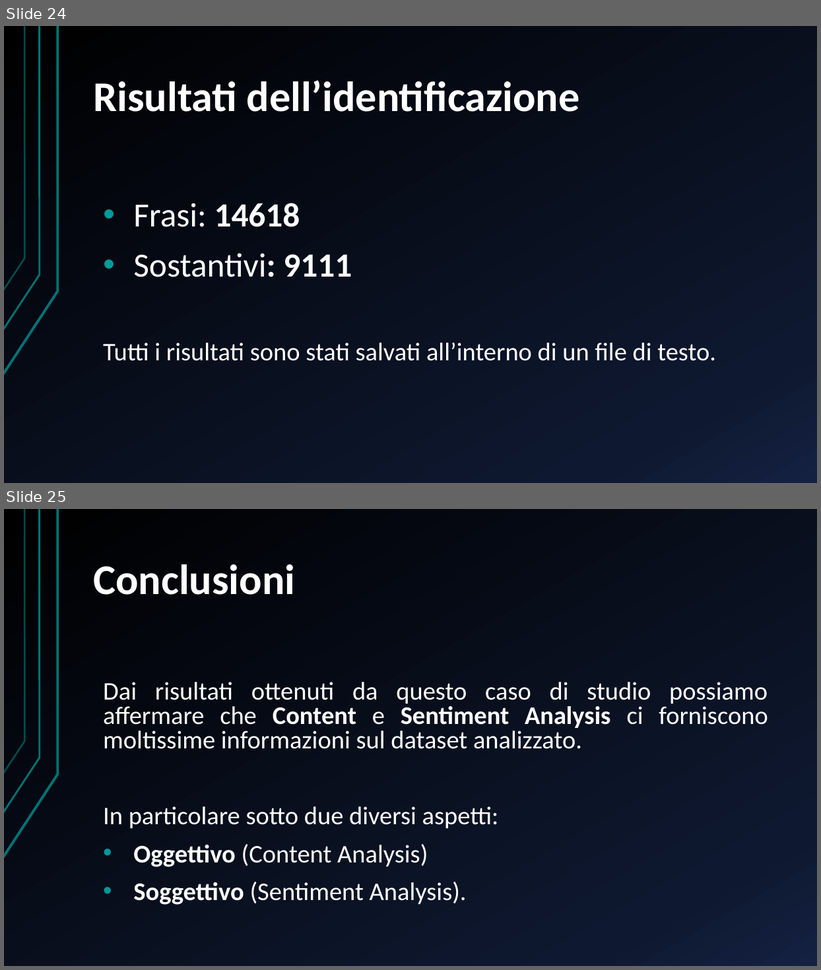
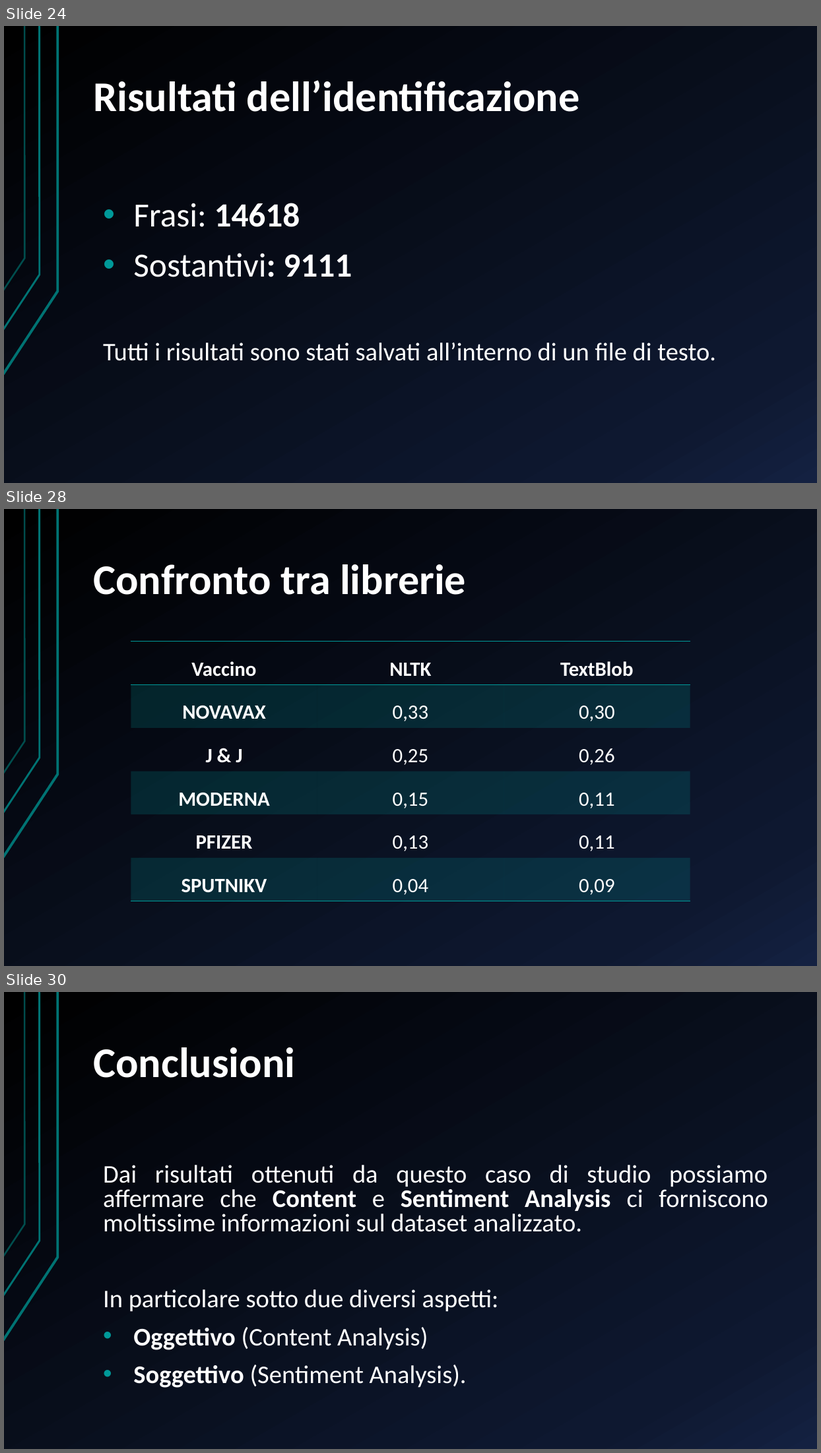
Before and after one commit to DanieleCampopiano/Semantic-Intelligence, a slide deck: Presentazione/Presentazione Progetto.pptx. Shown one above the other, each under a label of ours: slides 24 and 25 before the commit, slides 24, 28 and 30 after it; the slides between them are not shown. The pictures are 821x970 and 821x1453 pixels, drawn with LibreOffice and Linux fonts; fonts in the diff are those of the drawing. Boxes give left, top, right and bottom in pixels: in the first picture for what was removed or moved away, otherwise in the second. Text is boxed around its words. In the diff, an @@ line names an element or a change of style, - is before the commit and + after.

```diff
--- a/Presentazione/Presentazione Progetto.pptx
+++ b/Presentazione/Presentazione Progetto.pptx
@@ slide 28 added at (4,509,817,966), background gradient #000000 to #0F1931 to #142242; not listed: 3 template elements that a slide beside it also shows @@
@@ title added at (94,564,466,595), 50 pt, text #FFFFFF, bold @@
+Confronto tra librerie
@@ table added at (131,642,691,901), 6 rows, 3 columns @@
+Vaccino | NLTK | TextBlob
+NOVAVAX | 0,33 | 0,30
+J & J | 0,25 | 0,26
+MODERNA | 0,15 | 0,11
+PFIZER | 0,13 | 0,11
+SPUTNIKV | 0,04 | 0,09
@@ what was slide 25 is now slide 30 @@
```
Also in this commit, not shown: 1 slide changed, 4 other slides added, 5 other files.
